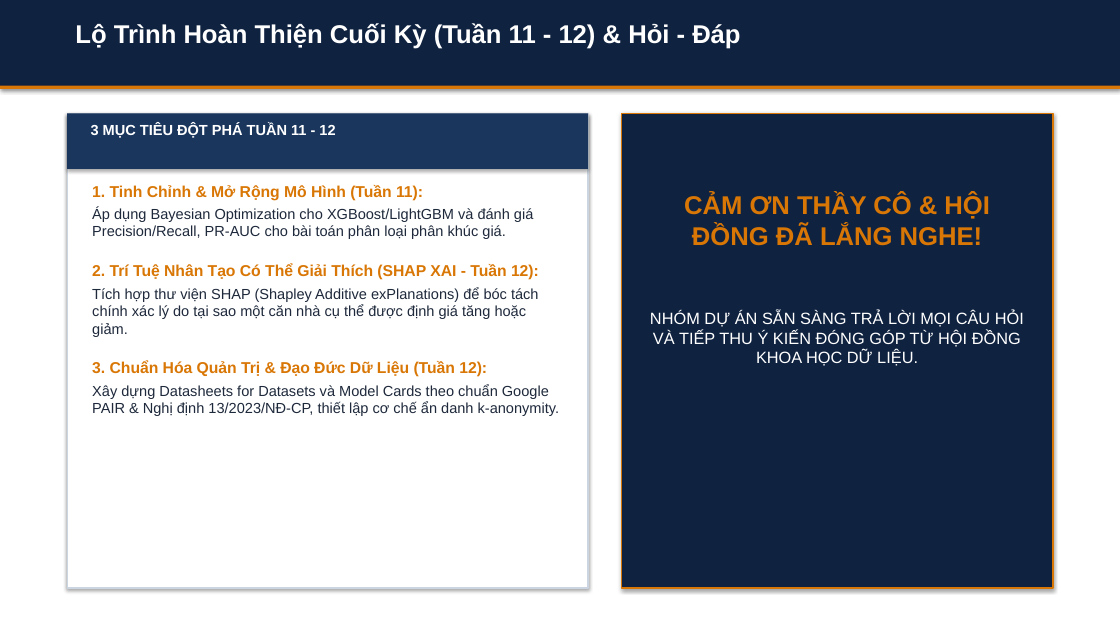
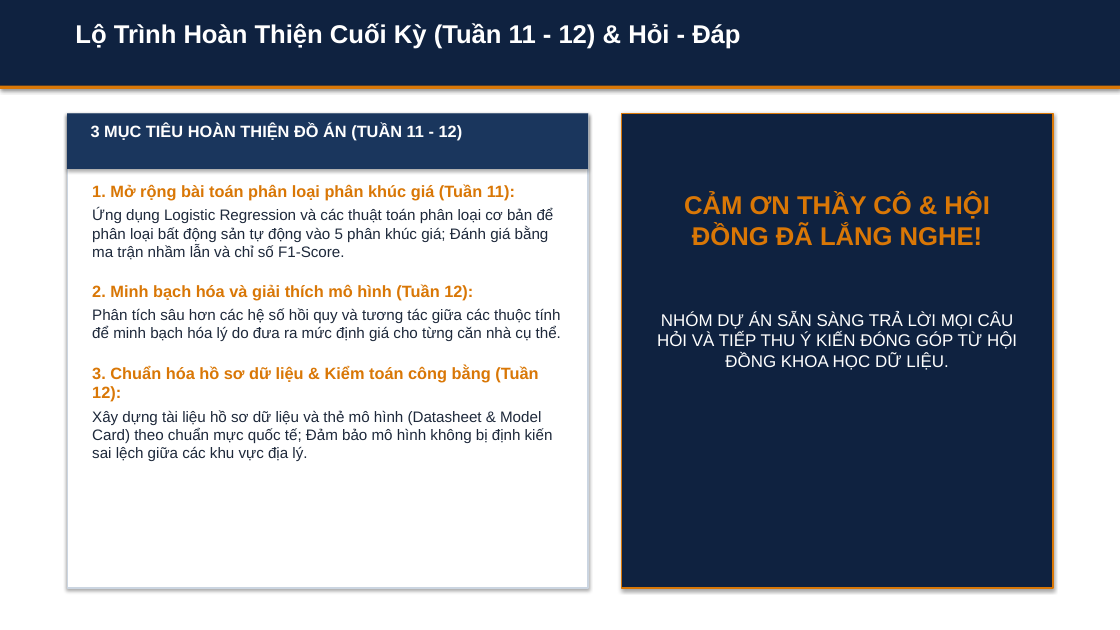
Before and after one commit to HoangLongNguyen-322007/bds_khdl, a slide deck: slide 23 of BAO_CAO_TIEN_DO_SLIDES.pptx. Drawn at 1120x630 pixels with LibreOffice and Linux fonts; fonts in the diff are those of the drawing. Boxes give left, top, right and bottom in pixels: in the first picture for what was removed or moved away, otherwise in the second. Text is boxed around its words. In the diff, an @@ line names an element or a change of style, - is before the commit and + after.

```diff
--- a/BAO_CAO_TIEN_DO_SLIDES.pptx
+++ b/BAO_CAO_TIEN_DO_SLIDES.pptx
@@ text at [91,123,463,140]: text changed; size 12.5 to 14 pt @@
-3 MỤC TIÊU ĐỘT PHÁ TUẦN 11 - 12
+3 MỤC TIÊU HOÀN THIỆN ĐỒ ÁN (TUẦN 11 - 12)
@@ text at [92,184,561,461]: text changed; size 12.5 to 13 pt @@
-1. Tinh Chỉnh & Mở Rộng Mô Hình (Tuần 11):
-Áp dụng Bayesian Optimization cho XGBoost/LightGBM và đánh giá Precision/Recall, PR-AUC cho bài toán phân loại phân khúc giá.
-2. Trí Tuệ Nhân Tạo Có Thể Giải Thích (SHAP XAI - Tuần 12):
-Tích hợp thư viện SHAP (Shapley Additive exPlanations) để bóc tách chính xác lý do tại sao một căn nhà cụ thể được định giá tăng hoặc giảm.
-3. Chuẩn Hóa Quản Trị & Đạo Đức Dữ Liệu (Tuần 12):
-Xây dựng Datasheets for Datasets và Model Cards theo chuẩn Google PAIR & Nghị định 13/2023/NĐ-CP, thiết lập cơ chế ẩn danh k-anonymity.
+1. Mở rộng bài toán phân loại phân khúc giá (Tuần 11):
+Ứng dụng Logistic Regression và các thuật toán phân loại cơ bản để phân loại bất động sản tự động vào 5 phân khúc giá; Đánh giá bằng ma trận nhầm lẫn và chỉ số F1-Score.
+2. Minh bạch hóa và giải thích mô hình (Tuần 12):
+Phân tích sâu hơn các hệ số hồi quy và tương tác giữa các thuộc tính để minh bạch hóa lý do đưa ra mức định giá cho từng căn nhà cụ thể.
+3. Chuẩn hóa hồ sơ dữ liệu & Kiểm toán công bằng (Tuần 12):
+Xây dựng tài liệu hồ sơ dữ liệu và thẻ mô hình (Datasheet & Model Card) theo chuẩn mực quốc tế; Đảm bảo mô hình không bị định kiến sai lệch giữa các khu vực địa lý.
@@ text at [657,312,1017,370]: size 14 to 14.5 pt in "NHÓM DỰ ÁN SẴN SÀNG TRẢ LỜI ..." @@
```
Also in this commit, not shown: 22 other slides changed, 7 other files.
